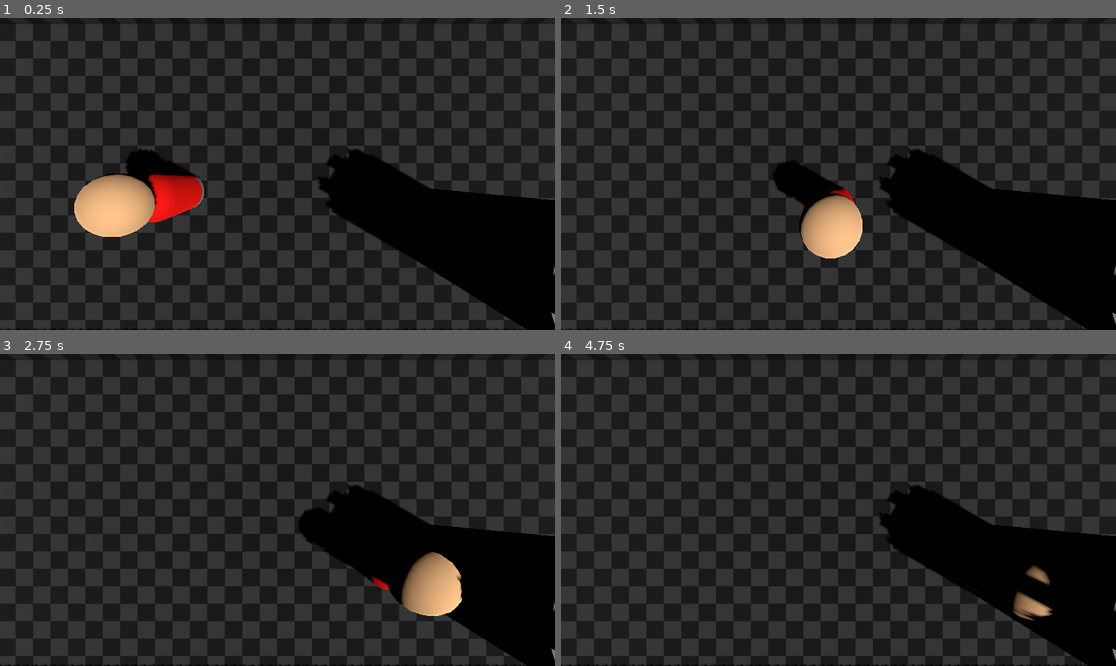
Above: before the commit, frames 1-4 (two rows, left to right).
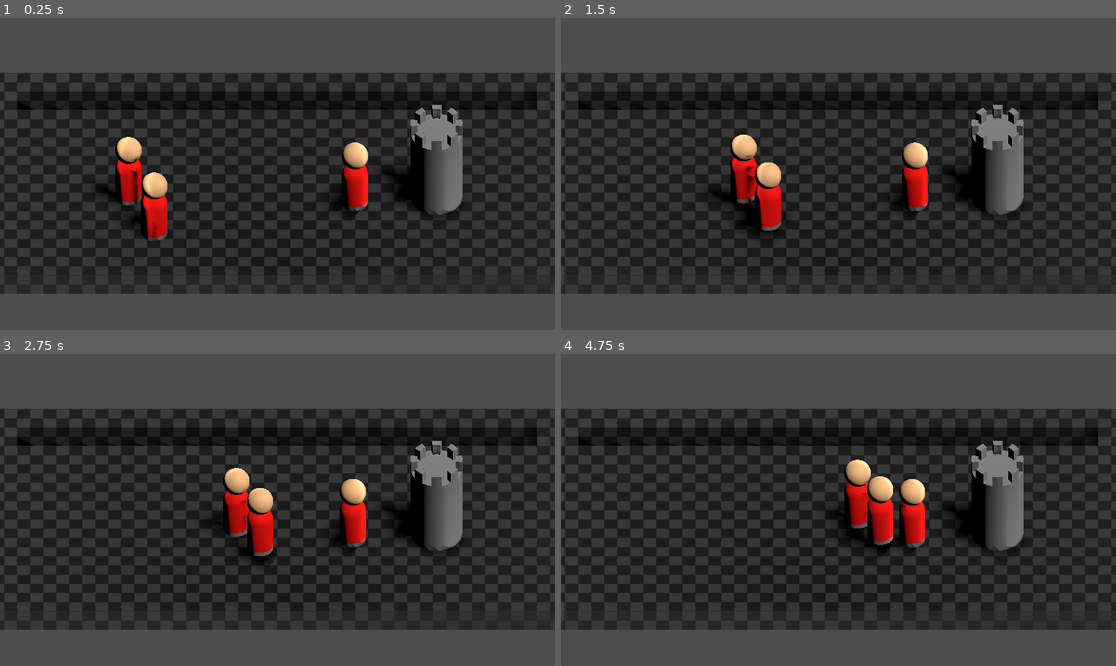
Above: after the commit, the same moments.

Repository: CSD-business/toyboxjam2025
Game: Godot game, scene res://Scenes/test_board.tscn
The game is run twice, just before and just after one commit, with the same random seed, the same clock (stepped at 60 frames per second) and the same inputs.
Inputs:
- Up to frame 1 (0.25 s): no input
- Up to frame 2 (1.5 s): no input
- Up to frame 3 (2.75 s): no input
- Up to frame 4 (4.75 s): no input

The runs differ from the first frame. In frame 1, 49% of the frame differs, in the area x 0-100%, y 0-100%; in frame 2, 49%; in frame 3, 48%; in frame 4, 47%.
Error after the commit: Invalid call. Nonexistent function 'process_frame' in base 'Nil'. (res://Scripts/state_machine.gd:37)

Commit message:
NavMesh, Unit Sides, State Fixes
- Units now use NavAgents to move around the field.
- Implemented a filtering system where a target is only valid for a Unit if it's from the opposing side. 0 means Ally, 1 means Enemy.
- Fixed an issue where, once the first target found is defeated, Units would not move back to finding a new target.
- Fixed an issue where the game would crash once all opposing Units were dead, as checks were not made for if the found target is null.
- Added UnitAtkE, the basis for the enemy side's Attack type Unit.

Diff:
--- a/toybox-jam/Scenes/BaseUnit.tscn
+++ b/toybox-jam/Scenes/BaseUnit.tscn
@@ -23,9 +23,9 @@
 Unit_Strength = 2
 Unit_Defense = 1
 Unit_Max_Health = 4
-Unit_Range = 1.0
+Unit_Range = 1.5
 Unit_Attack_Speed = 0.5
-Unit_Movement_Speed = 2.0
+Unit_Movement_Speed = 100.0
 
 [node name="State Machine" type="Node" parent="." node_paths=PackedStringArray("starting_state")]
 script = ExtResource("3_qc4db")
@@ -50,3 +50,5 @@
 
 [node name="MeshInstance3D" type="MeshInstance3D" parent="."]
 mesh = ExtResource("8_n6qls")
+
+[node name="NavAgent3D" type="NavigationAgent3D" parent="."]
--- a/toybox-jam/Scenes/TowerUnit.tscn
+++ b/toybox-jam/Scenes/TowerUnit.tscn
@@ -18,6 +18,7 @@
 [node name="Stats Component" type="Node" parent="."]
 script = ExtResource("2_hao4w")
 Unit_Name = "Tower"
+Unit_Side = 1
 Unit_Type = "Tower"
 Unit_Max_Health = 10
 
@@ -48,4 +49,6 @@
 [node name="Mesh" type="MeshInstance3D" parent="."]
 mesh = ExtResource("8_r5atb")
 
+[node name="NavAgent3D" type="NavigationAgent3D" parent="."]
+
 [connection signal="timeout" from="State Machine/Attack/Timer" to="State Machine/Attack" method="_on_timer_timeout"]
--- /dev/null
+++ b/toybox-jam/Scenes/UnitAtkE.tscn
@@ -0,0 +1,55 @@
+[gd_scene load_steps=9 format=3 uid="uid://ye5taop0eltw"]
+
+[ext_resource type="Script" uid="uid://cr5mm76x2pu2m" path="res://Scripts/unit.gd" id="1_xjhar"]
+[ext_resource type="Script" uid="uid://bcv8wu6ev1x0k" path="res://Scripts/UnitStats.gd" id="2_wx8me"]
+[ext_resource type="Script" uid="uid://k7ymxjmv2xxj" path="res://Scripts/state_machine.gd" id="3_4s3hb"]
+[ext_resource type="Script" uid="uid://cxiythwvs8yr1" path="res://Scripts/Unit States/locomote_state.gd" id="4_6jjf8"]
+[ext_resource type="Script" uid="uid://bif5jq3rwrq75" path="res://Scripts/Unit States/attack_state.gd" id="5_tpv1b"]
+[ext_resource type="Script" uid="uid://3i3uursrcdts" path="res://Scripts/Unit States/death_state.gd" id="6_0v5kq"]
+[ext_resource type="ArrayMesh" uid="uid://brof3p2ipruuo" path="res://Meshes/ProtoUnit_mesh.res" id="7_70trp"]
+
+[sub_resource type="CylinderShape3D" id="CylinderShape3D_n6qls"]
+height = 3.0
+radius = 0.6
+
+[node name="UnitAtkE" type="CharacterBody3D"]
+script = ExtResource("1_xjhar")
+
+[node name="Stats Component" type="Node" parent="."]
+script = ExtResource("2_wx8me")
+Unit_Name = "Unit"
+Unit_Side = 1
+Unit_Type = "Attack"
+Unit_Cost = 1
+Unit_Strength = 2
+Unit_Defense = 1
+Unit_Max_Health = 4
+Unit_Range = 1.0
+Unit_Attack_Speed = 0.5
+Unit_Movement_Speed = 2.0
+
+[node name="State Machine" type="Node" parent="." node_paths=PackedStringArray("starting_state")]
+script = ExtResource("3_4s3hb")
+starting_state = NodePath("Locomote")
+
+[node name="Locomote" type="Node" parent="State Machine" node_paths=PackedStringArray("attack_state")]
+script = ExtResource("4_6jjf8")
+attack_state = NodePath("../Attack")
+
+[node name="Attack" type="Node" parent="State Machine" node_paths=PackedStringArray("locomote_state")]
+script = ExtResource("5_tpv1b")
+locomote_state = NodePath("../Locomote")
+
+[node name="Death" type="Node" parent="State Machine"]
+script = ExtResource("6_0v5kq")
+
+[node name="AnimationPlayer" type="AnimationPlayer" parent="."]
+
+[node name="CollisionShape3D" type="CollisionShape3D" parent="."]
+transform = Transform3D(1, 0, 0, 0, 1, 0, 0, 0, 1, 0, 1.5, 0)
+shape = SubResource("CylinderShape3D_n6qls")
+
+[node name="MeshInstance3D" type="MeshInstance3D" parent="."]
+mesh = ExtResource("7_70trp")
+
+[node name="NavAgent3D" type="NavigationAgent3D" parent="."]
--- a/toybox-jam/Scenes/main.tscn
+++ b/toybox-jam/Scenes/main.tscn
@@ -8,6 +8,7 @@
 [node name="Test" parent="." instance=ExtResource("1_bo1nx")]
 script = ExtResource("2_8gbba")
 Unit_Name = ""
+Unit_Side = 0
 Unit_Type = ""
 Unit_Cost = 0
 Unit_Strength = 0
--- a/toybox-jam/Scenes/test_board.tscn
+++ b/toybox-jam/Scenes/test_board.tscn
@@ -1,8 +1,9 @@
-[gd_scene load_steps=7 format=3 uid="uid://50ukxb886e3s"]
+[gd_scene load_steps=10 format=3 uid="uid://50ukxb886e3s"]
 
 [ext_resource type="Material" uid="uid://d2eeq2xd3ovxg" path="res://Materials/debug_mat.tres" id="1_dct37"]
 [ext_resource type="PackedScene" uid="uid://ctwmlmwo1gusn" path="res://Scenes/TowerUnit.tscn" id="3_4yq3r"]
 [ext_resource type="PackedScene" uid="uid://c7vbf8uywhhfv" path="res://Scenes/BaseUnit.tscn" id="3_b4jxp"]
+[ext_resource type="PackedScene" uid="uid://ye5taop0eltw" path="res://Scenes/UnitAtkE.tscn" id="4_4yq3r"]
 
 [sub_resource type="PlaneMesh" id="PlaneMesh_8vppf"]
 material = ExtResource("1_dct37")
@@ -28,6 +29,13 @@
 item/2/navigation_mesh_transform = Transform3D(1, 0, 0, 0, 1, 0, 0, 0, 1, 0, 0, 0)
 item/2/navigation_layers = 1
 
+[sub_resource type="NavigationMesh" id="NavigationMesh_4yq3r"]
+vertices = PackedVector3Array(-8.5, 0.5, 0.5, -8.5, 0.5, 19.5, -0.5, 0.5, 19.5, -0.5, 0.5, 0.5)
+polygons = [PackedInt32Array(3, 2, 0), PackedInt32Array(0, 2, 1)]
+
+[sub_resource type="PlaneMesh" id="PlaneMesh_a83bs"]
+size = Vector2(9, 20)
+
 [node name="TestBoard" type="Node3D"]
 
 [node name="DirectionalLight3D" type="DirectionalLight3D" parent="."]
@@ -35,8 +43,9 @@
 shadow_enabled = true
 
 [node name="Camera3D" type="Camera3D" parent="."]
-transform = Transform3D(-4.37114e-08, -1, -4.37114e-08, 0, -4.37114e-08, 1, -1, 4.37114e-08, 1.91069e-15, -4.68735, 5.82929, 9.98862)
-size = 11.128
+transform = Transform3D(-3.09086e-08, -0.707107, 0.707107, 3.09086e-08, 0.707107, 0.707107, -1, 4.37114e-08, 3.55271e-15, -0.68735, 4.82929, 9.98862)
+projection = 1
+size = 12.0
 
 [node name="GridMap" type="GridMap" parent="."]
 mesh_library = SubResource("MeshLibrary_robd7")
@@ -45,10 +54,24 @@
 "cells": PackedInt32Array(3, 0, 0, 3, 1, 0, 3, 2, 0, 3, 3, 0, 2, 4, 0, 2, 5, 0, 2, 6, 0, 10, 65518, 0, 65535, 0, 1, 655 …(3206 unchanged characters)…
 }
 
+[node name="NavigationRegion3D" type="NavigationRegion3D" parent="."]
+navigation_mesh = SubResource("NavigationMesh_4yq3r")
+
+[node name="MeshInstance3D" type="MeshInstance3D" parent="NavigationRegion3D"]
+transform = Transform3D(1, 0, 0, 0, 1, 0, 0, 0, 1, -4.5, 0, 10)
+visible = false
+mesh = SubResource("PlaneMesh_a83bs")
+
 [node name="Pieces" type="Node" parent="."]
 
 [node name="Unit" parent="Pieces" instance=ExtResource("3_b4jxp")]
-transform = Transform3D(1, 0, 0, 0, 1, 0, 0, 0, 1, -4.24934, 0, 13.0496)
+transform = Transform3D(1, 0, 0, 0, 1, 0, 0, 0, 1, -2.24934, 0, 15.0496)
 
 [node name="Tower" parent="Pieces" instance=ExtResource("3_4yq3r")]
-transform = Transform3D(1, 0, 0, 0, 1, 0, 0, 0, 1, -3.2961, 0, 5.87154)
+transform = Transform3D(1, 0, 0, 0, 1, 0, 0, 0, 1, -4.2961, 0, 3.87154)
+
+[node name="Unit2" parent="Pieces" instance=ExtResource("3_b4jxp")]
+transform = Transform3D(1, 0, 0, 0, 1, 0, 0, 0, 1, -4.24934, 0, 16.0496)
+
+[node name="UnitAtkE" parent="Pieces" instance=ExtResource("4_4yq3r")]
+transform = Transform3D(1, 0, 0, 0, 1, 0, 0, 0, 1, -4, 0, 7)
--- a/toybox-jam/Scripts/Unit States/attack_state.gd
+++ b/toybox-jam/Scripts/Unit States/attack_state.gd
@@ -22,3 +22,4 @@
 		attack()
 	else:
 		print("No target.")
+		parent.state_machine.change_state(locomote_state)
--- a/toybox-jam/Scripts/Unit States/locomote_state.gd
+++ b/toybox-jam/Scripts/Unit States/locomote_state.gd
@@ -2,6 +2,8 @@
 
 @export
 var attack_state: State
+
+@onready var nav_agent: NavigationAgent3D = $"../../NavAgent3D"
 
 ##The current unit to target and locomote to.
 var target : Node
@@ -12,20 +14,25 @@
 	get_parent().aggro = target
 
 func process_physics(delta : float) -> State:
-	#Research the navigation planes for this
-	#It should also rotate to face the enemy
-	#If target isn't set, find target.
+	#If this unit is a Tower, don't proceed with target searching.
 	if parent.stats.Unit_Type == "Tower":
 		pass
+	#If we don't have a target, search for a target.
 	if (target == null):
 		find_target()
+		#Double check that we actually have a target. If not, pass.
+		if (target == null):
+			print("No targets!")
 	else:
-		#if the target is close enough, attack
+		#When we find a target, move towards that unit.
 		locomote(delta)
-		#if we're close enough, attack
-		if check_distance() <= parent.stats.Unit_Range:
-			$"..".change_state(attack_state)
 	return null
+
+func is_opposing_unit(unit : Node):
+	var thisUnitSide = parent.stats.Unit_Side
+	var otherUnitSide = unit.stats.Unit_Side
+	var opposing = (not thisUnitSide == otherUnitSide)
+	return opposing
 
 func find_target() -> Unit:
 	#Get all Units on the field.
@@ -33,20 +40,39 @@
 	var closest_node = null
 	var min_distance = INF
 	var reference_position = parent.global_position
+
+	#Loop through all children in the scene.
 	for child in parent.get_parent().get_children():
+		#Exclude ourselves from the search.
 		if child != parent:
-			var distance_squared = child.global_position.distance_to(reference_position)
-			if distance_squared < min_distance:
-				min_distance = distance_squared
-				closest_node = child
+			#Only proceed if unit is on opposing side.
+			if is_opposing_unit(child):
+				#Determine if child is the closest unit found so far this search.
+				var distance_squared = child.global_position.distance_to(reference_position)
+				if distance_squared < min_distance:
+					min_distance = distance_squared
+					closest_node = child
 	print("Closest node is " + str(closest_node) + " and is " + str(min_distance) + " units away.")
-	target = closest_node
+	#Set target to closest unit found from search, update NavAgent's target position to found unit's.
+	if (not closest_node == null):
+		target = closest_node
+		nav_agent.set_target_position(target.position)
 	return closest_node
 
 func locomote(delta):
-	parent.global_position = parent.global_position.move_toward(target.global_position, parent.stats.Unit_Movement_Speed * delta)
+	#Move to attack state if we've finished moving to target.
+	if nav_agent.is_navigation_finished():
+		$"..".change_state(attack_state)
+		return
 
-func check_distance():
-	var distance = parent.global_position.distance_to(target.global_position)
-	#print("I am " + str(distance) + " units away from my target.")
-	return distance
+	#Set velocity towards target.
+	var vel_dir = parent.position.direction_to(nav_agent.get_next_path_position())
+	var vel_speed = parent.stats.Unit_Movement_Speed
+	parent.velocity = vel_dir * vel_speed * delta
+	parent.move_and_slide()
+
+	#Update unit range if target is a Tower.
+	if target.stats.Unit_Type == "Tower":
+		nav_agent.target_desired_distance = parent.stats.Unit_Range * 1.5
+	else:
+		nav_agent.target_desired_distance = parent.stats.Unit_Range
--- a/toybox-jam/Scripts/UnitStats.gd
+++ b/toybox-jam/Scripts/UnitStats.gd
@@ -3,6 +3,9 @@
 
 ##The name of the unit.
 @export var Unit_Name : String
+
+##Which side this Unit is on. 0 is for Ally, 1 is for Enemy.
+@export var Unit_Side : int
 
 ##The damage type of the unit. Attack, Defense, Ranged, or Tower.
 @export var Unit_Type : String
@@ -26,5 +29,5 @@
 ##How often the unit attacks.
 @export var Unit_Attack_Speed : float
 
-##How quick the unit can locomote.
+##The speed at which this Unit will move at.
 @export var Unit_Movement_Speed : float
--- a/toybox-jam/Scripts/unit.gd
+++ b/toybox-jam/Scripts/unit.gd
@@ -10,13 +10,27 @@
 @onready
 var stats = $"Stats Component"
 
+@onready var nav_agent: NavigationAgent3D = $NavAgent3D
+
+var unit_ready : bool
+
 func _ready() -> void:
-	# Initialize the state machine, passing a reference of the player to the states,
-	# that way they can move and react accordingly
+	#Initialize NavAgent3D's distances using unit stats, then delay further setup.
+	nav_agent.path_desired_distance = 0.5
+	nav_agent.target_desired_distance = stats.Unit_Range
+	actor_setup.call_deferred()
+
+func actor_setup():
+	#Wait for first physics frame so NavServer can sync.
+	await get_tree().physics_frame
+
+	#Then, initialize state machine to begin in Locomote state.
 	state_machine.init(self)
+	unit_ready = true
 
 func _physics_process(delta: float) -> void:
-	state_machine.process_physics(delta)
+	if unit_ready:
+		state_machine.process_physics(delta)
 
 func _process(delta: float) -> void:
 	state_machine.process_frame(delta)
